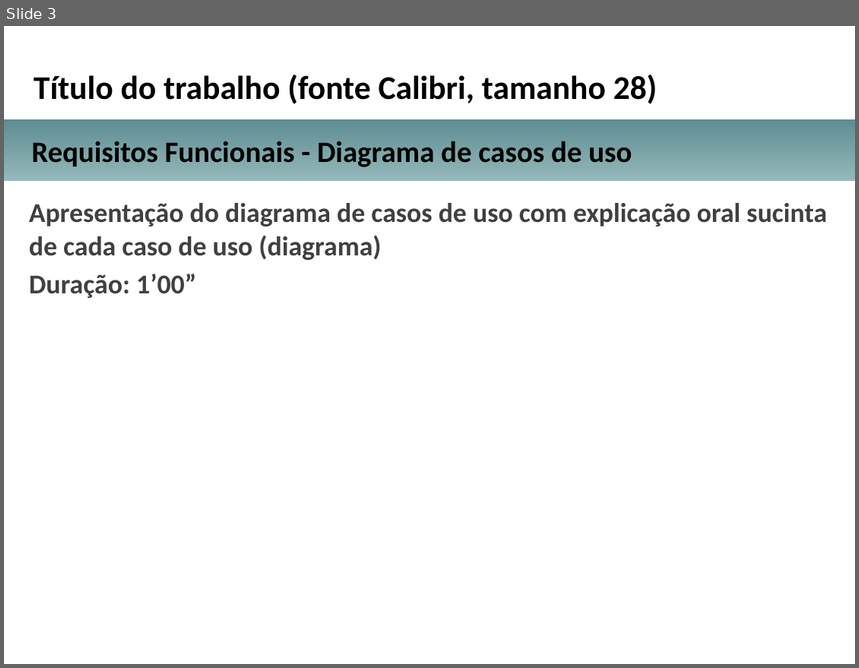
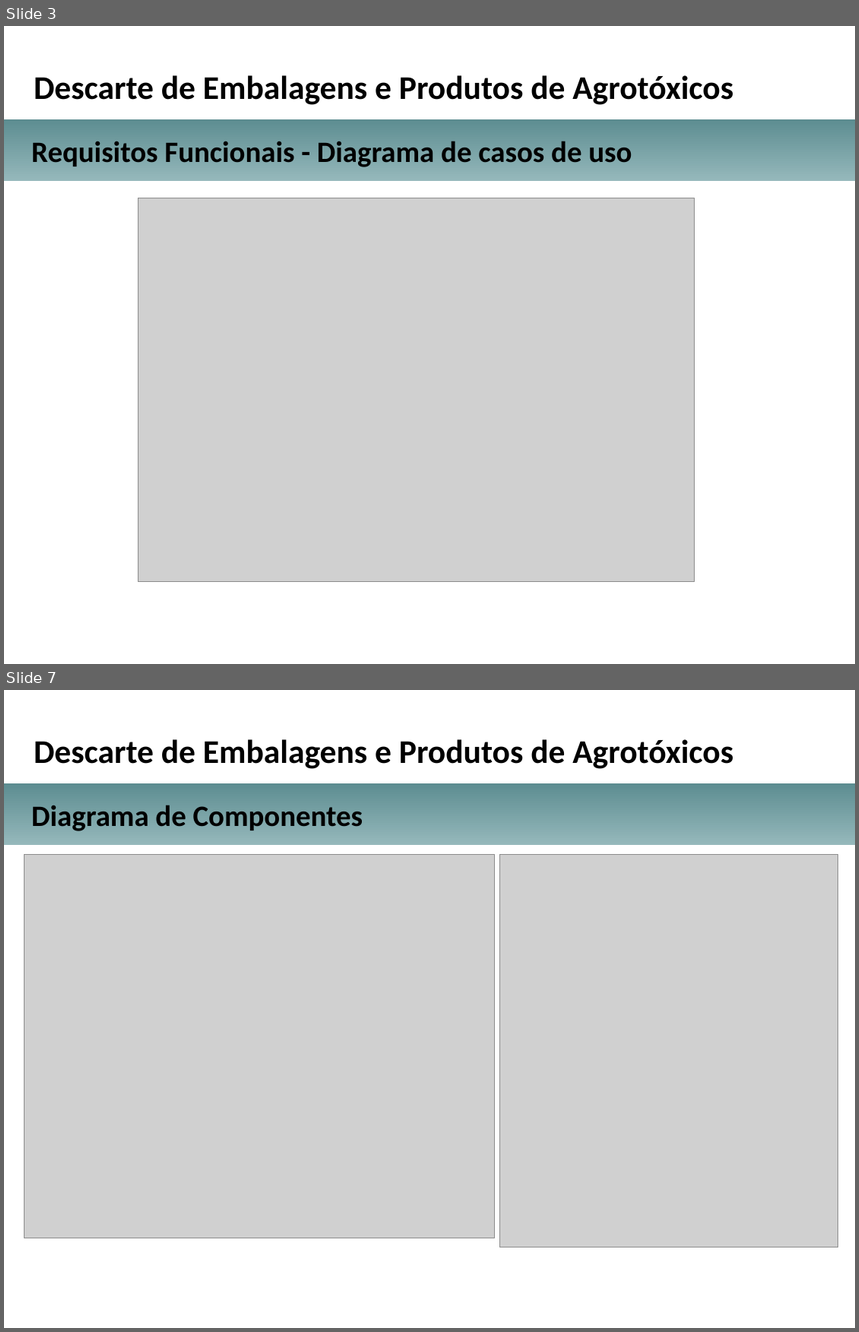
Before and after one commit to michellerodrigues/AgendamentoLambda, a slide deck: docs_tcc/apresentacao_projeto_arquitetural_TCC.pptx. Shown one above the other, each under a label of ours: slide 3 before the commit, slides 3 and 7 after it; the slides between them are not shown. The pictures are 859x668 and 859x1332 pixels, drawn with LibreOffice and Linux fonts; fonts in the diff are those of the drawing; grey boxes stand for pictures; background and template pictures are left out. Boxes give left, top, right and bottom in pixels: in the first picture for what was removed or moved away, otherwise in the second. Text is boxed around its words. In the diff, an @@ line names an element or a change of style, - is before the commit and + after.

```diff
--- a/docs_tcc/apresentacao_projeto_arquitetural_TCC.pptx
+++ b/docs_tcc/apresentacao_projeto_arquitetural_TCC.pptx
@@ slide 7 added at (4, 690, 855, 1328), background picture (left out) @@
@@ text added at (34, 739, 734, 769), 28 pt, text #000000, bold @@
+Descarte de Embalagens e Produtos de Agrotóxicos
@@ rectangle added at (4, 783, 855, 846), fill gradient #95B8BB to #5D8D91 @@
@@ text added at (31, 805, 363, 831), 25 pt, text #000000, bold @@
+Diagrama de Componentes
@@ picture added at (25, 855, 495, 1239) @@
@@ picture added at (500, 855, 838, 1249) @@
@@ slide 3 changed as well @@
@@ text at (34, 75, 734, 105): text changed @@
-Título do trabalho (fonte Calibri, tamanho 28)
+Descarte de Embalagens e Produtos de Agrotóxicos
@@ text removed at (29, 203, 827, 298) @@
-Apresentação do diagrama de casos de uso com explicação oral sucinta de cada caso de uso (diagrama)
-Duração: 1’00”
@@ picture added at (138, 198, 694, 582) @@
```
Also in this commit, not shown: 3 other slides changed, 6 other slides added, 7 slides removed, 1 other file.
